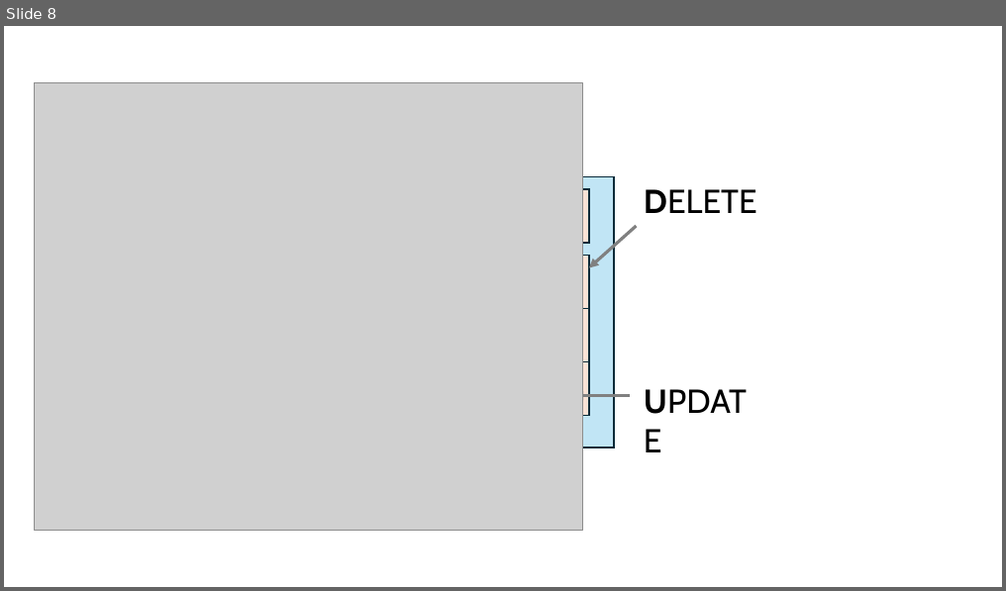
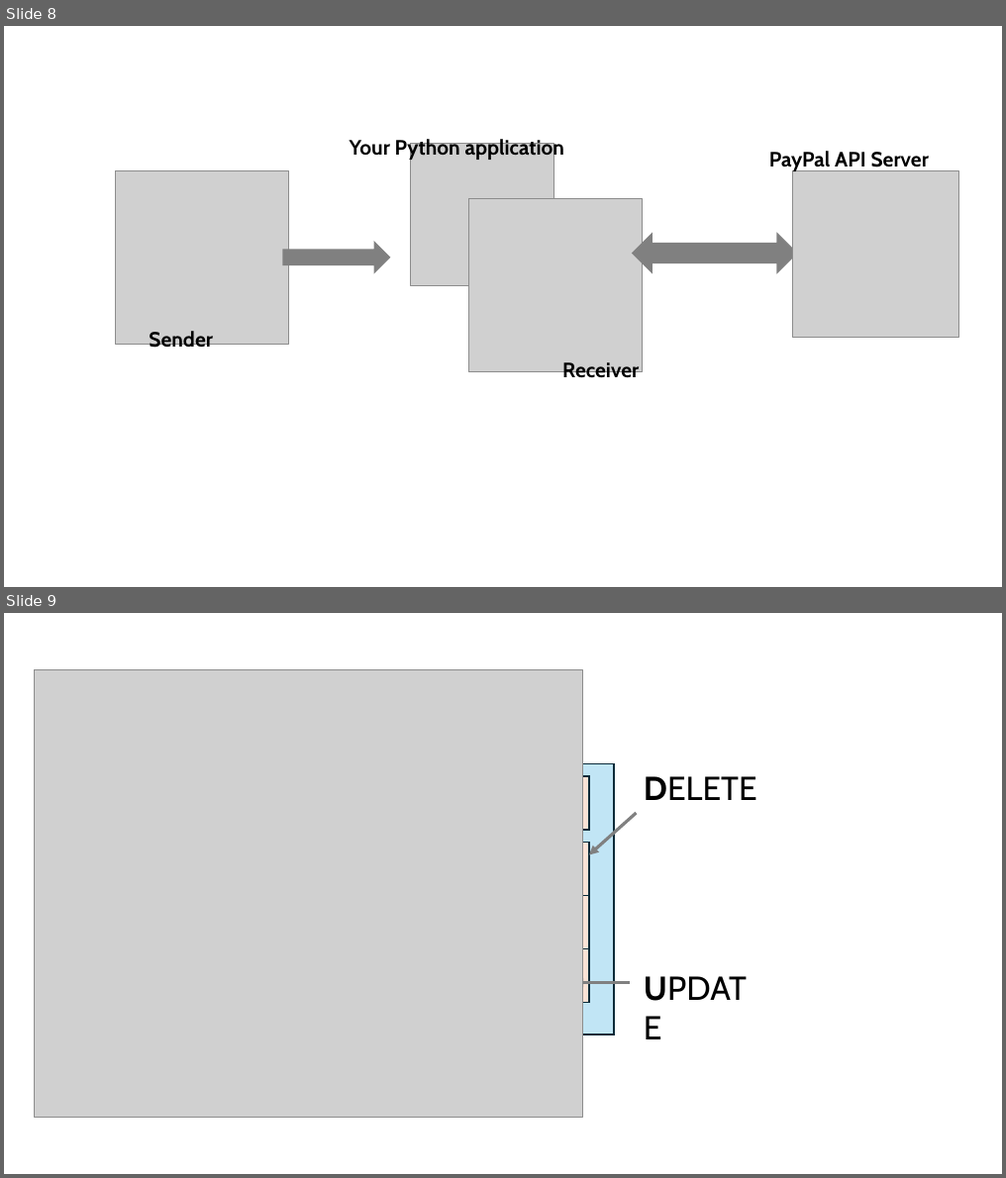
Before and after one commit to stringfestdata/images-for-web-embeds, a slide deck: ppt-staging-for-web-embeds.pptx. Shown one above the other, each under a label of ours: slide 8 before the commit, slides 8 and 9 after it. The pictures are 1006x591 and 1006x1178 pixels, drawn with LibreOffice and Linux fonts; fonts in the diff are those of the drawing; grey boxes stand for pictures. Boxes give left, top, right and bottom in pixels: in the first picture for what was removed or moved away, otherwise in the second. Text is boxed around its words. In the diff, an @@ line names an element or a change of style, - is before the commit and + after.

```diff
--- a/ppt-staging-for-web-embeds.pptx
+++ b/ppt-staging-for-web-embeds.pptx
@@ slide 8 added at [4,26,1002,587], background #FFFFFF @@
@@ text added at [350,138,565,162], 20 pt, text #000000, bold @@
+Your Python application
@@ picture added at [411,143,553,285] @@
@@ picture added at [116,171,289,344] @@
@@ text added at [769,151,929,173], 20 pt, text #000000, bold @@
+PayPal API Server
@@ picture added at [793,171,959,337] @@
@@ picture added at [469,199,643,372] @@
@@ left right arrow added at [632,233,798,274], fill #808080 @@
@@ right arrow added at [282,241,390,274], fill #808080 @@
@@ text added at [149,331,213,353], 20 pt, text #000000, bold @@
+Sender
@@ text added at [562,363,639,383], 20 pt, text #000000, bold @@
+Receiver
@@ what was slide 8 is now slide 9 @@
```
